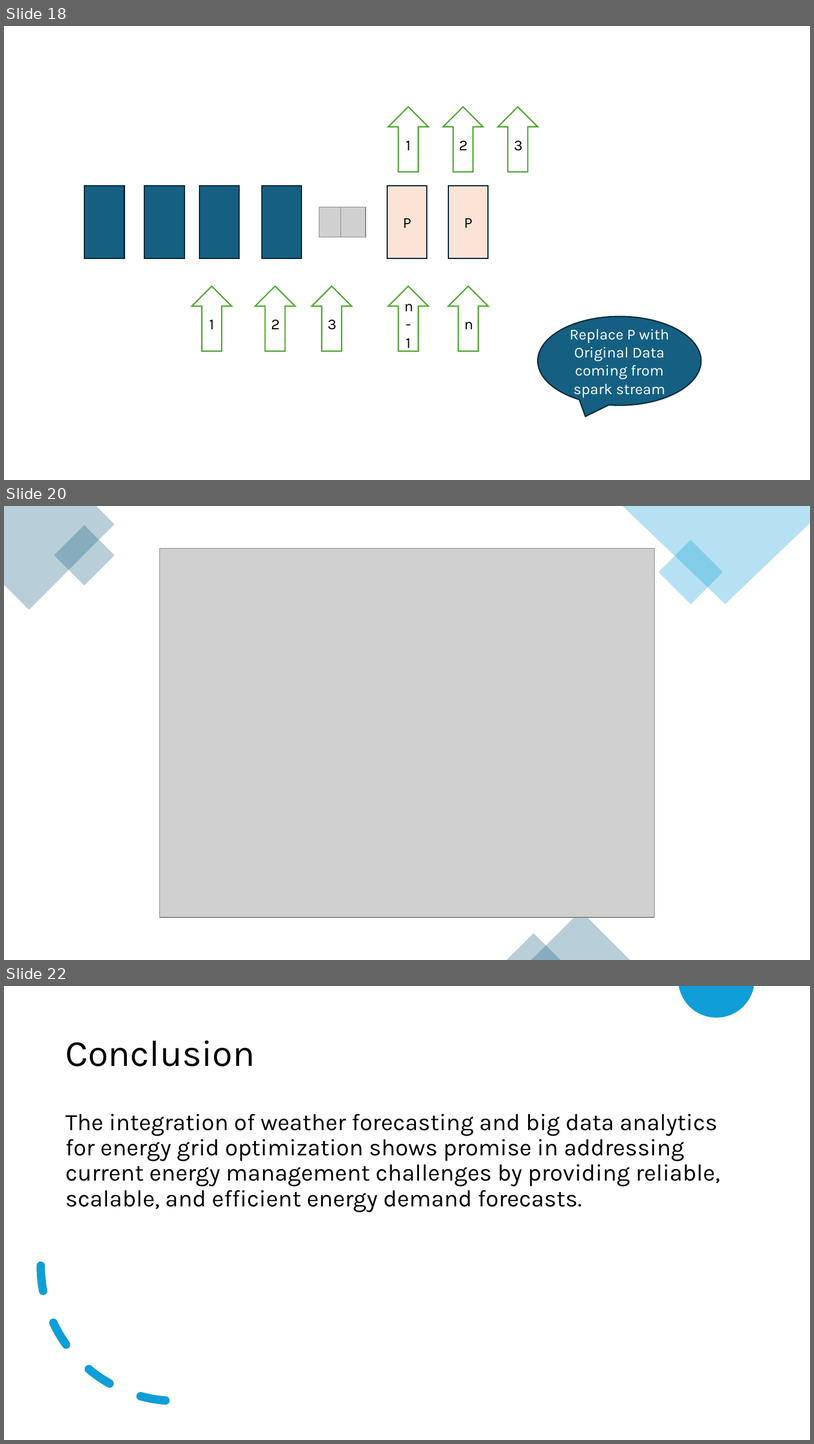
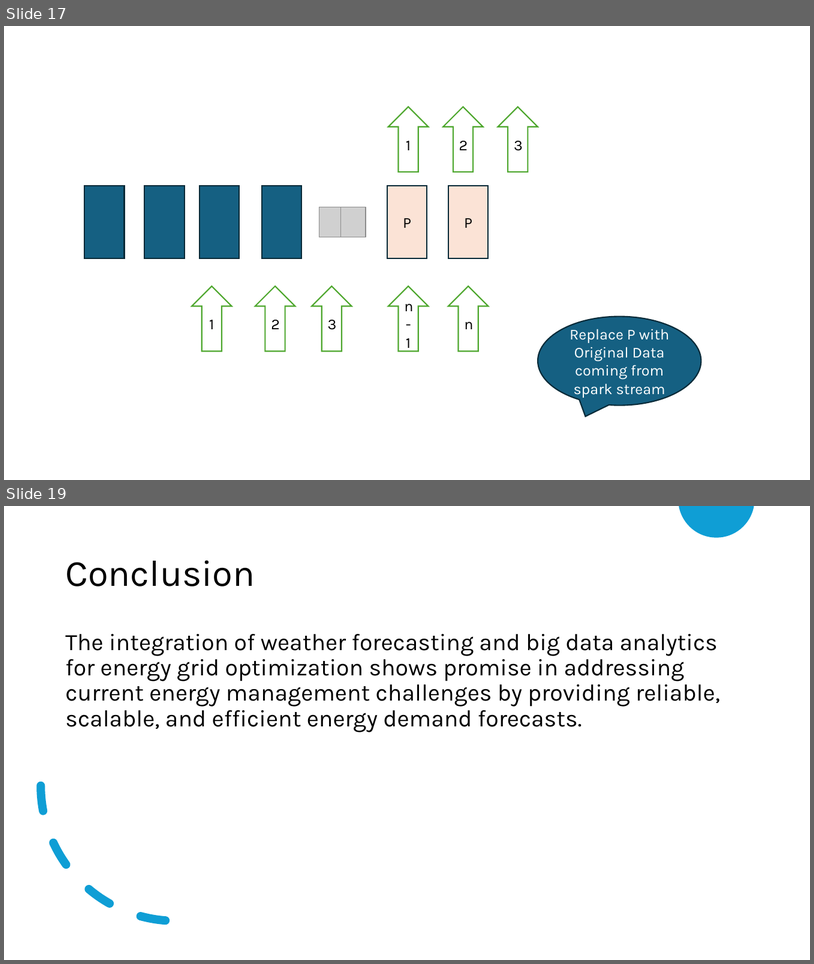
Before and after one commit to cksinghnet/Weather-Based-Grid-Optimization, a slide deck: DataEnggFinalProjectPPT.pptx. Shown one above the other, each under a label of ours: slides 18, 20 and 22 before the commit, slides 17 and 19 after it; the slides between them are not shown. The pictures are 814x1444 and 814x964 pixels, drawn with LibreOffice and Linux fonts; fonts in the diff are those of the drawing; grey boxes stand for pictures. Boxes give left, top, right and bottom in pixels: in the first picture for what was removed or moved away, otherwise in the second. Text is boxed around its words. In the diff, an @@ line names an element or a change of style, - is before the commit and + after.

```diff
--- a/DataEnggFinalProjectPPT.pptx
+++ b/DataEnggFinalProjectPPT.pptx
@@ slide 20 removed at [4, 506, 810, 960], background #FFFFFF @@
@@ freeform shape removed at [4, 506, 115, 610] @@
@@ freeform shape removed at [623, 506, 810, 604] @@
@@ rectangle removed at [54, 525, 115, 586] @@
@@ rectangle removed at [659, 540, 723, 604] @@
@@ picture removed at [160, 549, 655, 917] @@
@@ triangle removed at [531, 911, 630, 960] @@
@@ triangle removed at [507, 933, 561, 960] @@
@@ what was slide 18 is now slide 17 @@
@@ what was slide 22 is now slide 19 @@
```
Also in this commit, not shown: 1 slide changed, 2 other slides removed.
